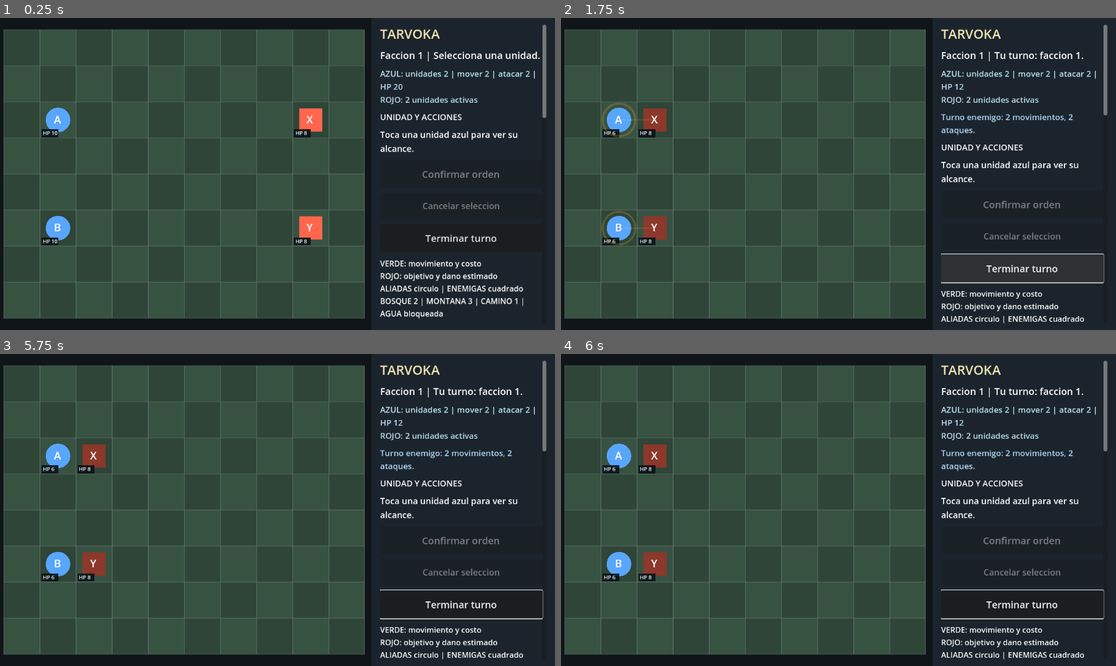
Above: before the commit, frames 1-4 (two rows, left to right).
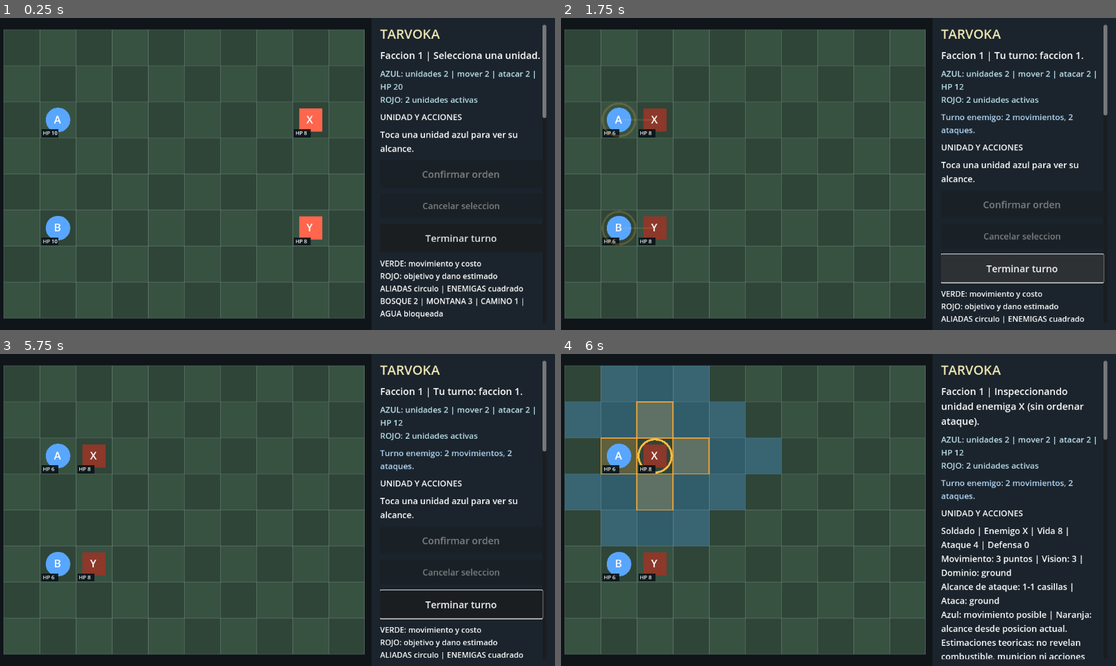
Above: after the commit, the same moments.

Repository: edwinrodri12/Tarvoka
Game: Godot game, scene res://scenes/Main.tscn
Two runs of this game, one before a commit and one after it. Both use one fixed random seed, a clock stepped at 60 frames per second and the inputs below.
Inputs (mouse positions are in pixels of both pictures, inside the frame that each line leads up to):
- Up to frame 1 (0.25 s): no input
- Up to frame 2 (1.75 s): click "Terminar turno" at 0.5 s; click "Terminar turno" at 1.25 s
- Up to frame 3 (5.75 s): drag from (183, 510) to (333, 441) at 2.02 s; drag from (166, 525) to (249, 572) at 2.77 s; move the mouse to (333, 441) at 3.52 s; click (333, 441) at 3.67 s; drag from (249, 572) to (111, 463) at 4.27 s; move the mouse to (444, 556) at 5.02 s; click (444, 556) at 5.17 s
- Up to frame 4 (6 s): drag from (672, 463) to (755, 432) at 5.77 s

Frames 1-3 are identical in both runs. In frame 4, 20% of the frame differs, in the area x 0-99%, y 3-98%.

Commit message:
feat(tactics): inspect visible enemies and show fog-safe move/attack footprint (#140)
* feat(intel): read-only visible enemy profile and fog-safe movement/attack footprint using known terrain

* feat(touch): inspect visible enemies with separate blue movement and amber firing-area overlays

* fix(intel): clear inspection overlays on manual/automatic game restore

* feat(ui): refresh inspection stats only when state/selection changes and allow canceling enemy intel

* test(intel): enforce visible-only enemy stats, fog-safe possible movement and artillery threat ranges

* test(ui): visible enemy tap shows stat sheet and zones without changing legal attack/double tap flow

* ci(intel): gate enemy stat inspection and fog secrecy without breaking combat previews

* docs(ui): define tactical enemy intel, theoretical threat semantics, fog privacy and QA

Diff:
--- a/scripts/core/TacticalHints.gd
+++ b/scripts/core/TacticalHints.gd
@@ -167,3 +167,71 @@
             text += " | Danio estimado " + ", ".join(damages)
         return text
     return "Unidad no disponible."
+
+
+# Enemy intelligence is a READ-ONLY UI preview, not an order or a promise
+# that an opponent can move/attack this turn. Use the player's legal sight:
+# never reveal an enemy in fog, remembered contacts or unexplored terrain.
+# Static movement points intentionally avoid disclosing current fuel, ammo,
+# hidden orders or whether the enemy already moved this phase.
+static func inspect_enemy(state: Dictionary, enemy_id: String, viewer: int = 0) -> Dictionary:
+    var empty: Dictionary = {"valid":false, "moves":{}, "attacks":{}, "summary":""}
+    if enemy_id.is_empty() or viewer not in [0,1] or not state.get("units") is Array or not state.get("terrain") is Array:
+        return empty
+    var fogged: bool = Visibility.enabled(state)
+    var visible: Dictionary = Visibility.visible_cells(state, viewer) if fogged else {}
+    var observed: Dictionary = Visibility.observed_state(state, viewer)
+    var enemy: Dictionary = {}
+    for candidate in observed.get("units",[]):
+        if not candidate is Dictionary:
+            continue
+        if str(candidate.get("id","")) == enemy_id and int(candidate.get("faction",-1)) != viewer and int(candidate.get("hp",0)) > 0:
+            enemy = candidate
+            break
+    if enemy.is_empty():
+        return empty
+    var origin: Vector2i = enemy["pos"]
+    if not Rules.inside(origin) or (fogged and not visible.has(origin)):
+        return empty
+    var same_layer: Array[Vector2i] = []
+    for unit in observed.get("units",[]):
+        if not unit is Dictionary or int(unit.get("hp",0)) <= 0 or unit["pos"] == origin:
+            continue
+        if Domains.layer(unit) == Domains.layer(enemy):
+            same_layer.append(unit["pos"])
+    var base_move: int = maxi(0,int(enemy.get("move_points",0)))
+    var moves: Dictionary = Rules.reachable(origin, base_move, observed["terrain"], same_layer, Domains.domain(enemy))
+    moves.erase(origin)
+    if fogged:
+        for cell in moves.keys():
+            if not visible.has(cell):
+                moves.erase(cell)
+    var attacks: Dictionary = {}
+    var targets: Array = Domains.targets(enemy)
+    var armed: bool = int(enemy.get("attack",0)) > 0 and not targets.is_empty()
+    var minimum: int = int(enemy.get("attack_min_range",1))
+    var maximum: int = int(enemy.get("attack_range",1))
+    if armed and minimum >= 1 and maximum >= minimum and maximum <= 8:
+        for y in range(Rules.HEIGHT):
+            for x in range(Rules.WIDTH):
+                var cell := Vector2i(x,y)
+                var distance: int = absi(cell.x-origin.x) + absi(cell.y-origin.y)
+                if distance >= minimum and distance <= maximum and (not fogged or visible.has(cell)):
+                    attacks[cell] = true
+    var role: String = str(enemy.get("role",""))
+    var label: String = Roles.label(role) if Roles.valid(role) else "Soldado"
+    var description: String = "%s | Enemigo %s | Vida %d | Ataque %d | Defensa %d" % [
+        label, enemy_id, int(enemy.get("hp",0)), int(enemy.get("attack",0)), int(enemy.get("defense",0))
+    ]
+    description += "\nMovimiento: %d puntos | Vision: %d | Dominio: %s" % [
+        base_move, int(enemy.get("vision",Visibility.DEFAULT_VISION)), Domains.domain(enemy)
+    ]
+    if armed:
+        description += "\nAlcance de ataque: %d-%d casillas | Ataca: %s" % [minimum,maximum,", ".join(targets)]
+    else:
+        description += "\nSin ataque convencional"
+    description += "\nAzul: movimiento posible | Naranja: alcance desde posicion actual."
+    if fogged:
+        description += " Solo area visible."
+    description += "\nEstimaciones teoricas: no revelan combustible, municion ni acciones restantes."
+    return {"valid":true, "moves":moves, "attacks":attacks, "summary":description, "id":enemy_id}
--- a/scripts/ui/Main.gd
+++ b/scripts/ui/Main.gd
@@ -452,7 +452,7 @@
     # The previous implementation recalculated Dijkstra movement ranges on
     # every rendered frame (~60 times/second), even with no player input.
     # A battle-state snapshot hash updates the tactical summary only on change.
-    var summary_key: int = hash([board.state, board.selected_id, board.pending_order])
+    var summary_key: int = hash([board.state, board.selected_id, board.inspected_enemy_id, board.pending_order])
     if summary_key != _unit_summary_cache_key:
         _unit_summary_cache_key = summary_key
         unit_summary_refresh_count += 1
@@ -523,7 +523,7 @@
     battlefield_status.visible = winner == -1
     order_preview_label.visible = winner == -1 and not board.pending_order.is_empty()
     end_button.disabled = winner != -1 or not board.pending_order.is_empty() or (board.ai_enabled and int(board.state.get("faction", 0)) != 0)
-    cancel_button.disabled = board.selected_id.is_empty() and board.selected_factory_pos == Vector2i(-1,-1)
+    cancel_button.disabled = board.selected_id.is_empty() and board.inspected_enemy_id.is_empty() and board.selected_factory_pos == Vector2i(-1,-1)
     confirm_button.disabled = board.pending_order.is_empty()
     result_banner.visible = winner != -1
     # A defeat must not appear inside the same green victory panel.
--- a/scripts/ui/TouchBoard.gd
+++ b/scripts/ui/TouchBoard.gd
@@ -24,6 +24,7 @@
 var autosave_path := "user://tarvoka_autosave_v1.json"
 var autosave_warning := ""
 var selected_id := ""
+var inspected_enemy_id := "" # Only currently visible enemy, never saved.
 var require_order_confirmation := false # Main enables safer two-stage taps; legacy test boards remain immediate.
 var pending_order: Dictionary = {}
 var selected_factory_pos := Vector2i(-1,-1)
@@ -72,6 +73,7 @@
         state["map_seed"] = map_seed
     selected_factory_pos = Vector2i(-1,-1)
     selected_id = ""
+    inspected_enemy_id = ""
     pending_order.clear()
     message = "Selecciona una unidad."
     last_enemy_turn_report = ""
@@ -193,6 +195,16 @@
     # Legal destinations in green, adjacent attack targets in red.
     # Reuse the exact movement/combat rules instead of drawing guessed ranges.
     var hints: Dictionary = TacticalHints.for_unit(state, selected_id)
+    var inspection: Dictionary = enemy_inspection_hints()
+    # Blue and amber footprints show POSSIBLE enemy movement and fire from
+    # its current position. Neither zone grants visibility or legal orders.
+    for cell in inspection.get("moves",{}):
+        var cell_pos: Vector2 = origin + Vector2(cell) * tile
+        draw_rect(Rect2(cell_pos,Vector2.ONE*tile),Color(0.23,0.62,0.98,0.26))
+    for cell in inspection.get("attacks",{}):
+        var cell_pos: Vector2 = origin + Vector2(cell) * tile
+        draw_rect(Rect2(cell_pos,Vector2.ONE*tile),Color(1.0,0.63,0.17,0.19))
+        draw_rect(Rect2(cell_pos,Vector2.ONE*tile),Color(1.0,0.67,0.20,0.78),false,maxf(1.0,tile*0.035))
     for destination in hints["moves"]:
         var movement_cell: Vector2i = destination
         var movement_pos: Vector2 = origin + Vector2(movement_cell) * tile
@@ -245,6 +257,8 @@
             draw_arc(center, tile * 0.40, 0, TAU, 24, Color(0.60, 0.94, 0.88), 2.0)
         if str(unit["id"]) == selected_id:
             draw_arc(center, tile * (0.28 if airborne else 0.44), 0, TAU, 32, Color.YELLOW, 3.0)
+        elif str(unit["id"]) == inspected_enemy_id and bool(inspection.get("valid",false)):
+            draw_arc(center,tile*(0.30 if airborne else 0.46),0,TAU,32,Color(1.0,0.75,0.27),maxf(2.0,tile*0.055))
         draw_string(font, center + Vector2(-tile * 0.11, tile * 0.10), str(unit["id"]), HORIZONTAL_ALIGNMENT_LEFT, -1, int(max(10.0, tile * (0.20 if airborne else 0.30))), Color.WHITE)
         # A second visual marker identifies the tactical role independently
         # of faction color and unit ID; no borrowed game sprites.
@@ -371,9 +385,10 @@
                     Color(1.0, 0.28, 0.18, alpha), maxf(2.0, tile * 0.04))
 
 func cancel_selection() -> void:
-    if selected_id.is_empty() and pending_order.is_empty() and selected_factory_pos == Vector2i(-1,-1):
+    if selected_id.is_empty() and inspected_enemy_id.is_empty() and pending_order.is_empty() and selected_factory_pos == Vector2i(-1,-1):
         return
     selected_id = ""
+    inspected_enemy_id = ""
     selected_factory_pos = Vector2i(-1,-1)
     pending_order.clear()
     message = "Seleccion cancelada."
@@ -517,7 +532,24 @@
     return true
 
 func selected_unit_summary() -> String:
+    if not inspected_enemy_id.is_empty():
+        var intel: Dictionary = enemy_inspection_hints()
+        if bool(intel.get("valid",false)):
+            return str(intel["summary"])
     return TacticalHints.unit_summary(state, selected_id)
+
+func enemy_inspection_hints() -> Dictionary:
+    return TacticalHints.inspect_enemy(state, inspected_enemy_id, 0)
+
+func _inspect_enemy(enemy: Dictionary) -> void:
+    var enemy_id: String = str(enemy.get("id",""))
+    if not bool(TacticalHints.inspect_enemy(state,enemy_id,0).get("valid",false)):
+        return
+    inspected_enemy_id = enemy_id
+    selected_id = ""
+    selected_factory_pos = Vector2i(-1,-1)
+    pending_order.clear()
+    message = "Inspeccionando unidad enemiga %s (sin ordenar ataque)." % enemy_id
 
 func legal_action_hints() -> Dictionary:
     return TacticalHints.for_unit(state, selected_id)
@@ -608,6 +640,7 @@
             target = units_here[0]
     if not target.is_empty() and int(target["faction"]) == int(state["faction"]):
         selected_factory_pos = Vector2i(-1,-1)
+        inspected_enemy_id = ""
         pending_order.clear()
         var tapped_id := str(target["id"])
         if tapped_id == selected_id:
@@ -619,7 +652,21 @@
         else:
             selected_id = tapped_id
             message = "Unidad " + selected_id + " seleccionada."
+    elif not target.is_empty() and int(target.get("faction",-1)) != int(state["faction"]):
+        # Keep the existing attack preview and double-tap confirmation for
+        # a legally targetable enemy. Otherwise tapping enemy shows intel,
+        # never an accidental illegal attack or movement command.
+        var legal_attack: bool = false
+        if not selected_id.is_empty():
+            var attacks: Dictionary = TacticalHints.for_unit(state,selected_id)["attacks"]
+            legal_attack = str(attacks.get(cell,{}).get("id","")) == str(target["id"])
+        if legal_attack:
+            inspected_enemy_id = ""
+            _request_order(cell,target)
+        else:
+            _inspect_enemy(target)
     elif not selected_id.is_empty():
+        inspected_enemy_id = ""
         _request_order(cell, target)
     elif target.is_empty() and state.has("economy"):
         var found := false
@@ -668,6 +715,7 @@
         return
     state = result["state"]
     selected_id = ""
+    inspected_enemy_id = ""
     selected_factory_pos = Vector2i(-1,-1)
     pending_order.clear()
     last_enemy_turn_report = ""
@@ -782,6 +830,7 @@
     specialized_roster = Roles.is_specialized(state["units"])
     symmetric_setup = _infer_symmetric_setup()
     selected_id = ""
+    inspected_enemy_id = ""
     pending_order.clear()
     last_enemy_turn_report = ""
     last_economy_report = ""
@@ -819,6 +868,7 @@
     specialized_roster = Roles.is_specialized(state["units"])
     symmetric_setup = _infer_symmetric_setup()
     selected_id = ""
+    inspected_enemy_id = ""
     pending_order.clear()
     last_enemy_turn_report = ""
     last_economy_report = ""
--- /dev/null
+++ b/tests/test_enemy_inspection_ui.gd
@@ -0,0 +1,110 @@
+extends SceneTree
+
+const Session = preload("res://scripts/core/BattleSession.gd")
+const Scenarios = preload("res://scripts/core/Scenarios.gd")
+const Roles = preload("res://scripts/core/UnitRoles.gd")
+const Vision = preload("res://scripts/core/Visibility.gd")
+const Codec = preload("res://scripts/core/SaveCodec.gd")
+
+static func _cell(board: Control, position: Vector2i) -> Vector2:
+    return board._board_origin() + (Vector2(position)+Vector2(0.5,0.5))*board._cell_size()
+
+func _initialize() -> void:
+    call_deferred("_run")
+
+func _run() -> void:
+    var screen: Control = load("res://scenes/Main.tscn").instantiate()
+    root.add_child(screen)
+    var board = screen.board
+    board.size = Vector2(800,640)
+    board.ai_enabled = false
+    board.require_order_confirmation = true
+    board.autosave_enabled = false
+    var blue: Dictionary = Roles.make_unit("A",0,Vector2i(1,2),"scout")
+    var red: Dictionary = Roles.make_unit("X",1,Vector2i(4,2),"spg")
+    board.state = Session.start([blue,red],Scenarios.terrain(0),0,false,false,false,false)
+    var unmodified: Dictionary = board.state.duplicate(true)
+
+    # Tap visible enemy without an active own unit: open a readonly profile.
+    board._tap(_cell(board,Vector2i(4,2)))
+    assert(board.inspected_enemy_id == "X")
+    assert(board.selected_id.is_empty())
+    assert(board.pending_order.is_empty())
+    var preview: Dictionary = board.enemy_inspection_hints()
+    assert(preview["valid"])
+    assert(preview["attacks"].has(Vector2i(6,2)))
+    assert(preview["moves"].has(Vector2i(3,2)))
+    assert(board.selected_unit_summary().contains("Artillería autopropulsada"))
+    screen._process(0.0)
+    assert(screen.unit_label.text.contains("Enemigo X"))
+    assert(screen.unit_label.text.contains("Alcance de ataque: 2-4"))
+    assert(not screen.cancel_button.disabled)
+    assert(board.state == unmodified)
+    board._tap(_cell(board,Vector2i(4,2)))
+    assert(board.state == unmodified)
+    assert(board.inspected_enemy_id == "X")
+
+    # Cancel returns to the normal tactical board with no stale zone.
+    screen._cancel_selection()
+    screen._process(0.0)
+    assert(board.inspected_enemy_id.is_empty())
+    assert(board.enemy_inspection_hints()["valid"] == false)
+    assert(screen.cancel_button.disabled)
+    assert(board.state == unmodified)
+
+    # A nonattackable enemy is inspectable even if an own unit is selected.
+    board._tap(_cell(board,Vector2i(1,2)))
+    assert(board.selected_id == "A")
+    board._tap(_cell(board,Vector2i(4,2)))
+    assert(board.inspected_enemy_id == "X")
+    assert(board.selected_id.is_empty() and board.pending_order.is_empty())
+    assert(board.state == unmodified)
+
+    # A legally attackable target MUST still use the existing attack
+    # preview/confirmation, never silently replace the order by inspection.
+    var adjacent: Dictionary = red.duplicate(true)
+    adjacent["pos"] = Vector2i(2,2)
+    board.state = Session.start([blue,adjacent],Scenarios.terrain(0),0,false,false,false,false)
+    board.cancel_selection()
+    board._tap(_cell(board,Vector2i(1,2)))
+    board._tap(_cell(board,Vector2i(2,2)))
+    assert(board.inspected_enemy_id.is_empty())
+    assert(not board.pending_order.is_empty())
+    assert(board.pending_order["kind"] == "attack")
+    var pre_attack: Dictionary = board.state.duplicate(true)
+    assert(board.state == pre_attack)
+    board._tap(_cell(board,Vector2i(2,2)))
+    assert(board.pending_order.is_empty())
+    assert(board.state != pre_attack)
+    assert(board.inspected_enemy_id.is_empty())
+
+    # Fog does not give information to a hidden or remembered contact.
+    board.state = Session.start([
+        blue, Roles.make_unit("Y",1,Vector2i(8,2),"spg")
+    ],Scenarios.terrain(0),0,true,false,false,false)
+    board.cancel_selection()
+    assert(not Vision.is_unit_visible(board.state,0,"Y"))
+    var before_fog: Dictionary = board.state.duplicate(true)
+    board._tap(_cell(board,Vector2i(8,2)))
+    assert(board.inspected_enemy_id.is_empty())
+    assert(board.pending_order.is_empty())
+    assert(board.state == before_fog)
+
+    # Visible enemy becomes inspectable as scouting reveals it.
+    board.state = Session.start([blue,red],Scenarios.terrain(0),0,true,false,false,false)
+    assert(Vision.is_unit_visible(board.state,0,"X"))
+    board._tap(_cell(board,Vector2i(4,2)))
+    var visible_intel: Dictionary = board.enemy_inspection_hints()
+    assert(visible_intel["valid"])
+    assert(not visible_intel["attacks"].has(Vector2i(8,2)))
+    assert(Codec.decode(Codec.encode(board.state)) == board.state)
+
+    # Turn transition and new game clear purely visual enemy selection.
+    board.finish_turn()
+    assert(board.inspected_enemy_id.is_empty())
+    board.new_game()
+    assert(board.inspected_enemy_id.is_empty())
+    assert(Codec.decode(Codec.encode(board.state)) == board.state)
+    screen.queue_free()
+    print("PASS Android enemy tap: profile, two threat layers, safe cancel, legal attack preview, fog and no gameplay mutation")
+    quit(0)
--- /dev/null
+++ b/tests/test_enemy_intelligence.gd
@@ -0,0 +1,62 @@
+extends SceneTree
+
+const Hints = preload("res://scripts/core/TacticalHints.gd")
+const Session = preload("res://scripts/core/BattleSession.gd")
+const Roles = preload("res://scripts/core/UnitRoles.gd")
+const Scenarios = preload("res://scripts/core/Scenarios.gd")
+const Visibility = preload("res://scripts/core/Visibility.gd")
+const Codec = preload("res://scripts/core/SaveCodec.gd")
+
+func _initialize() -> void:
+    var terrain: Array = Scenarios.terrain(0)
+    var blue: Dictionary = Roles.make_unit("B",0,Vector2i(1,2),"scout")
+    var red: Dictionary = Roles.make_unit("R",1,Vector2i(4,2),"spg")
+    var battle: Dictionary = Session.start([blue,red],terrain,0,true,false,false,false)
+    assert(Visibility.is_unit_visible(battle,0,"R"))
+    var original: Dictionary = battle.duplicate(true)
+    var intel: Dictionary = Hints.inspect_enemy(battle,"R",0)
+    assert(intel["valid"])
+    assert(str(intel["summary"]).contains("Artillería autopropulsada"))
+    assert(str(intel["summary"]).contains("Vida 8"))
+    assert(str(intel["summary"]).contains("Ataque 7"))
+    assert(str(intel["summary"]).contains("Movimiento: 3"))
+    assert(str(intel["summary"]).contains("Alcance de ataque: 2-4"))
+    assert(intel["attacks"].has(Vector2i(6,2)))
+    assert(not intel["attacks"].has(Vector2i(5,2))) # Artillery dead zone, minimum two.
+    assert(not intel["attacks"].has(Vector2i(8,2))) # Outside player's current sight.
+    assert(not intel["moves"].has(Vector2i(8,2)))
+    assert(intel["moves"].has(Vector2i(3,2)))
+    assert(battle == original)
+    assert(Codec.decode(Codec.encode(battle)) == battle)
+
+    # Never peek inside the fog, including last-known/remembered enemies.
+    var unseen: Dictionary = Session.start([
+        blue, Roles.make_unit("U",1,Vector2i(8,2),"spg")
+    ],terrain,0,true,false,false,false)
+    assert(not Visibility.is_unit_visible(unseen,0,"U"))
+    assert(not Hints.inspect_enemy(unseen,"U",0)["valid"])
+    assert(not Hints.inspect_enemy(unseen,"B",0)["valid"]) # Own unit is not enemy intel.
+    assert(not Hints.inspect_enemy(unseen,"missing",0)["valid"])
+    assert(not Hints.inspect_enemy(unseen,"U",12)["valid"])
+    unseen["contacts"] = {"0":{"U":Vector2i(8,2)},"1":{}}
+    assert(not Hints.inspect_enemy(unseen,"U",0)["valid"])
+
+    # Naval/air domain boundaries, no artificial attacks for unarmed units.
+    var unarmed: Dictionary = Session.start([
+        blue, Roles.make_unit("D",1,Vector2i(4,2),"uav_recon")
+    ],terrain,0,true,false,false,false)
+    var drone: Dictionary = Hints.inspect_enemy(unarmed,"D",0)
+    assert(drone["valid"])
+    assert(drone["attacks"].is_empty())
+    assert(str(drone["summary"]).contains("Sin ataque convencional"))
+    assert(str(drone["summary"]).contains("Dominio: air"))
+    assert(not str(drone["summary"]).contains("Municion 0/"))
+
+    # No fog mode gives the entire theoretical range, not future attack plans.
+    var clear: Dictionary = Session.start([blue,red],terrain,0,false,false,false,false)
+    var complete: Dictionary = Hints.inspect_enemy(clear,"R",0)
+    assert(complete["attacks"].has(Vector2i(8,2)))
+    assert(complete["moves"].size() >= intel["moves"].size())
+    assert(clear == Session.start([blue,red],terrain,0,false,false,false,false))
+    print("PASS enemy intel rules: visible stats, minimum fire range, possible move, fog secrecy, pure states, no false unarmed threats")
+    quit(0)
Not shown, changed: TESTS.md
